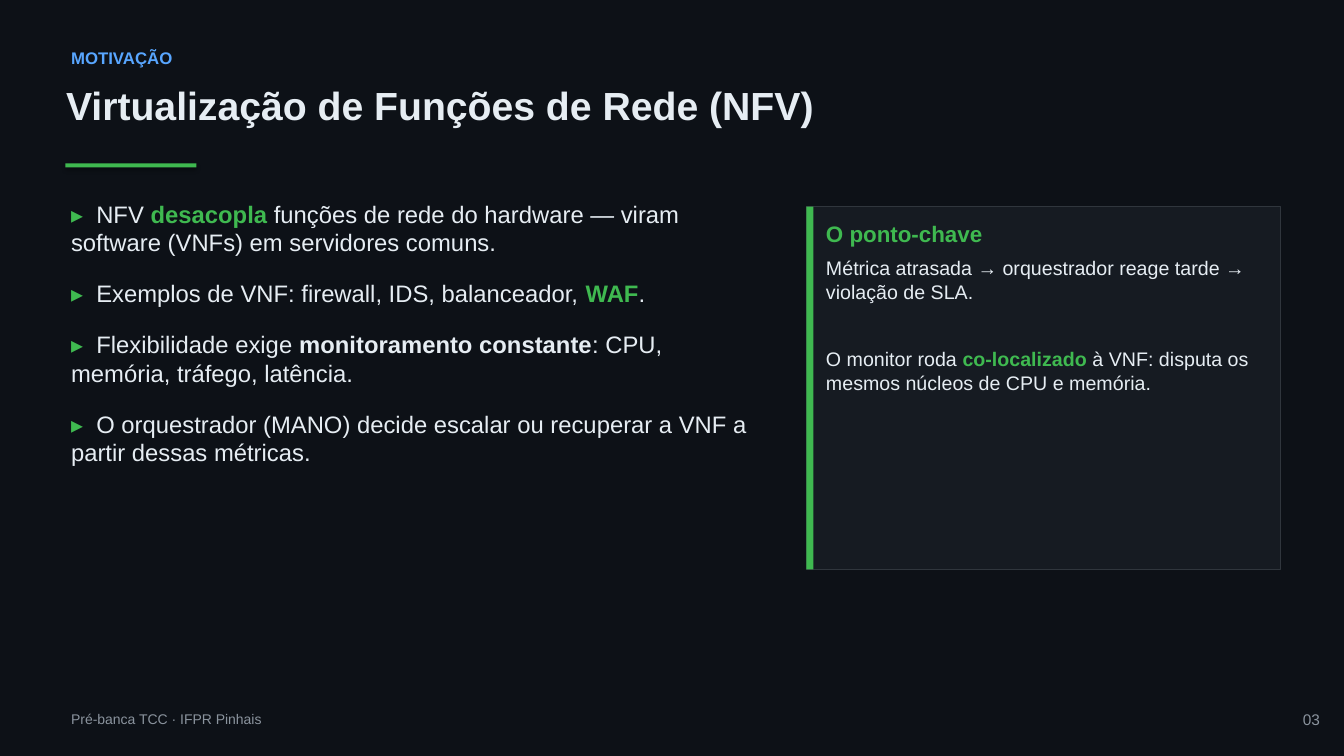
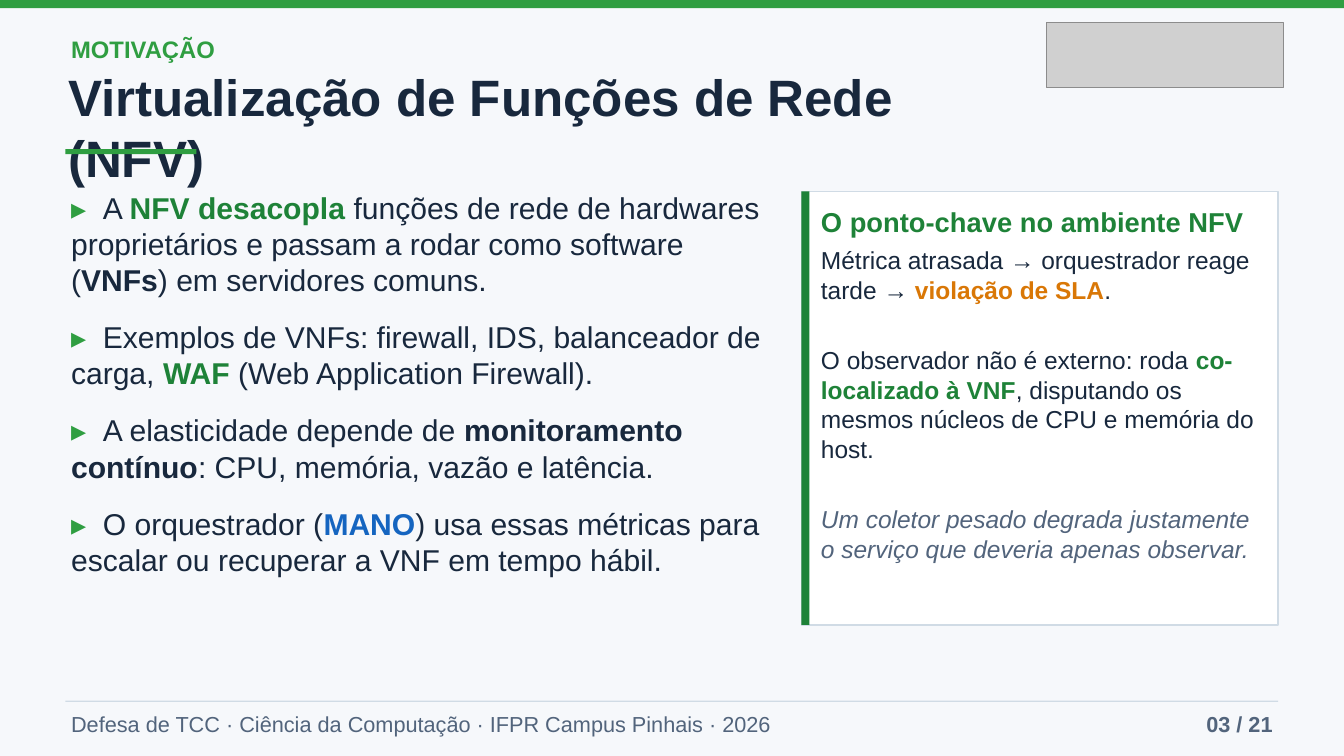
Before and after one commit to joaopedroplinta/vnf-monitoring-benchmark, a slide deck: slide 3 of docs/apresentacao/apresentacao_tcc.pptx. Drawn at 1344x756 pixels with LibreOffice and Linux fonts; fonts in the diff are those of the drawing; grey boxes stand for pictures. Boxes give left, top, right and bottom in pixels: in the first picture for what was removed or moved away, otherwise in the second. Text is boxed around its words. In the diff, an @@ line names an element or a change of style, - is before the commit and + after.

```diff
--- a/docs/apresentacao/apresentacao_tcc.pptx
+++ b/docs/apresentacao/apresentacao_tcc.pptx
@@ background #0D1117 to #F6F8FB @@
@@ rectangle added at bbox=[0, 0, 1344, 8], fill #2F9E41 @@
@@ picture added at bbox=[1047, 22, 1284, 88] @@
@@ text "MOTIVAÇÃO": place and size @@
-text "MOTIVAÇÃO" at bbox=[71, 51, 172, 68]
+text "MOTIVAÇÃO" at bbox=[71, 39, 215, 63]
@@ text "MOTIVAÇÃO" at bbox=[71, 39, 215, 63]: size 12 to 17 pt, text colour #58A6FF to #2F9E41 @@
@@ text "Virtualização de Funções de Rede ...": place and size @@
-text "Virtualização de Funções de Rede ..." at bbox=[66, 91, 813, 128]
+text "Virtualização de Funções de Rede ..." at bbox=[68, 79, 893, 188]
@@ text "Virtualização de Funções de Rede ..." at bbox=[68, 79, 893, 188]: size 28 to 36.5 pt, text colour #E6EDF3 to #18283D @@
@@ rectangle: place and size @@
-rectangle at bbox=[66, 163, 197, 167]
+rectangle at bbox=[66, 149, 197, 154]
@@ rectangle at bbox=[66, 149, 197, 154]: fill #3FB950 to #2F9E41; shadow off @@
@@ text at bbox=[71, 197, 760, 577]: text changed; size 17 to 21.5 pt; text colour #E6EDF3 to #18283D @@
-▸ NFV desacopla funções de rede do hardware — viram software (VNFs) em servidores comuns.
-▸ Exemplos de VNF: firewall, IDS, balanceador, WAF.
-▸ Flexibilidade exige monitoramento constante: CPU, memória, tráfego, latência.
-▸ O orquestrador (MANO) decide escalar ou recuperar a VNF a partir dessas métricas.
+▸ A NFV desacopla funções de rede de hardwares proprietários e passam a rodar como software (VNFs) em servidores comuns.
+▸ Exemplos de VNFs: firewall, IDS, balanceador de carga, WAF (Web Application Firewall).
+▸ A elasticidade depende de monitoramento contínuo: CPU, memória, vazão e latência.
+▸ O orquestrador (MANO) usa essas métricas para escalar ou recuperar a VNF em tempo hábil.
@@ rectangle "O ponto-chave no ambiente NFV": place and size @@
-rectangle "O ponto-chave no ambiente NFV" at bbox=[807, 207, 1280, 570]
+rectangle "O ponto-chave no ambiente NFV" at bbox=[802, 192, 1278, 625]
@@ rectangle "O ponto-chave no ambiente NFV" at bbox=[802, 192, 1278, 625]: fill #161B22 to #FFFFFF; outline #30363D 0.75 pt to #D0DBE5 1 pt @@
@@ rectangle: place and size @@
-rectangle at bbox=[807, 207, 814, 570]
+rectangle at bbox=[802, 192, 810, 625]
@@ rectangle at bbox=[802, 192, 810, 625]: fill #3FB950 to #1E8238 @@
@@ text in rectangle at bbox=[821, 212, 1243, 237]: text changed; size 16 to 19.5 pt; text colour #3FB950 to #1E8238 @@
-O ponto-chave
+O ponto-chave no ambiente NFV
@@ text in rectangle at bbox=[821, 251, 1250, 304]: size 14 to 17.5 pt, text colour #E6EDF3 to #18283D in "Métrica atrasada → orquestrador reage tarde → ..."; text colour #E6EDF3 to #D97706, bold on in "violação de SLA."; less space between paragraphs @@
@@ text in rectangle at bbox=[821, 351, 1253, 563]: text changed; size 14 to 17.5 pt; text colour #E6EDF3 to #18283D @@
-O monitor roda co-localizado à VNF: disputa os mesmos núcleos de CPU e memória.
+O observador não é externo: roda co-localizado à VNF, disputando os mesmos núcleos de CPU e memória do host.
+Um coletor pesado degrada justamente o serviço que deveria apenas observar.
@@ rectangle added at bbox=[66, 701, 1278, 702], fill #D0DBE5 @@
@@ text at bbox=[71, 716, 770, 737]: text changed; size 10 to 15.5 pt; text colour #8B949E to #52647C @@
-Pré-banca TCC · IFPR Pinhais
+Defesa de TCC · Ciência da Computação · IFPR Campus Pinhais · 2026
@@ text at bbox=[1206, 717, 1272, 732]: text changed; size 11 to 15.5 pt; text colour #8B949E to #52647C; bold on @@
-03
+03 / 21
```
Also in this commit, not shown: 5 other slides changed, 15 slides added, 13 slides removed, 6 other files.
